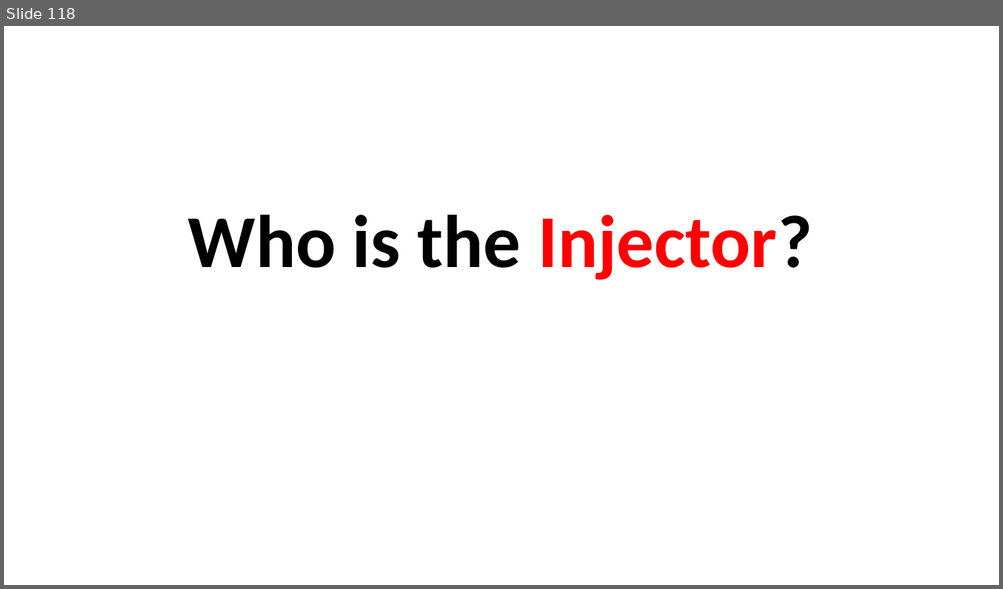
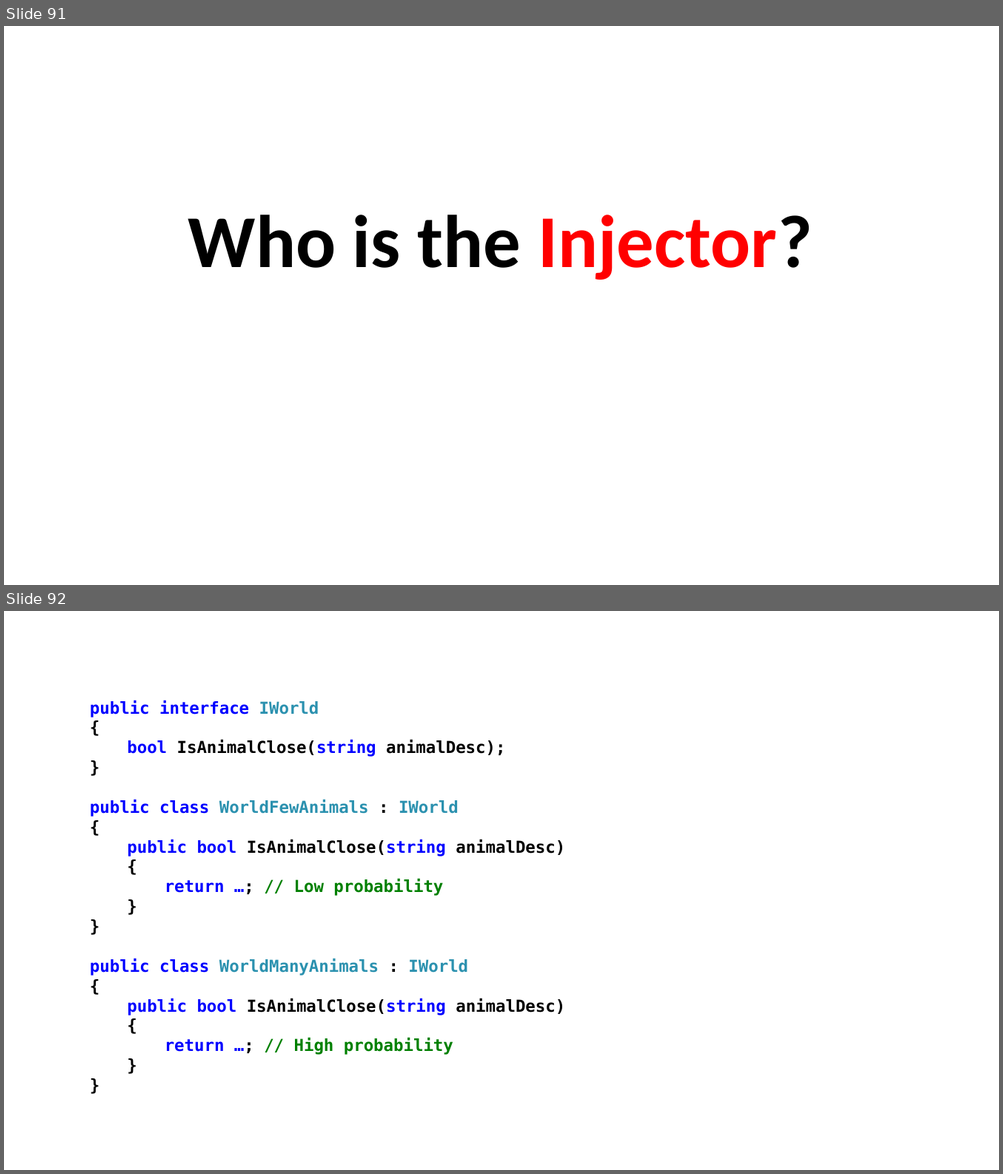
Before and after one commit to perl-easj/OOProg, a slide deck: Chap/SOLID/Presentations/SOLID.pptx. Shown one above the other, each under a label of ours: slide 118 before the commit, slides 91 and 92 after it. The pictures are 1003x589 and 1003x1174 pixels, drawn with LibreOffice and Linux fonts; fonts in the diff are those of the drawing. Boxes give left, top, right and bottom in pixels: in the first picture for what was removed or moved away, otherwise in the second. Text is boxed around its words. In the diff, an @@ line names an element or a change of style, - is before the commit and + after.

```diff
--- a/Chap/SOLID/Presentations/SOLID.pptx
+++ b/Chap/SOLID/Presentations/SOLID.pptx
@@ slide 92 added at bbox=[4, 611, 999, 1170], background #FFFFFF @@
@@ text added at bbox=[90, 700, 565, 1055], 16 pt, text #0000FF, bold @@
+public interface IWorld
+{
+bool IsAnimalClose(string animalDesc);
+}
+public class WorldFewAnimals : IWorld
+{
+public bool IsAnimalClose(string animalDesc)
+{
+return …; // Low probability
+}
+}
+public class WorldManyAnimals : IWorld
+{
+public bool IsAnimalClose(string animalDesc)
+{
+return …; // High probability
+}
+}
@@ what was slide 118 is now slide 91 @@
```
Also in this commit, not shown: 15 slides changed, 16 other slides added, 29 slides removed, 1 other file.
